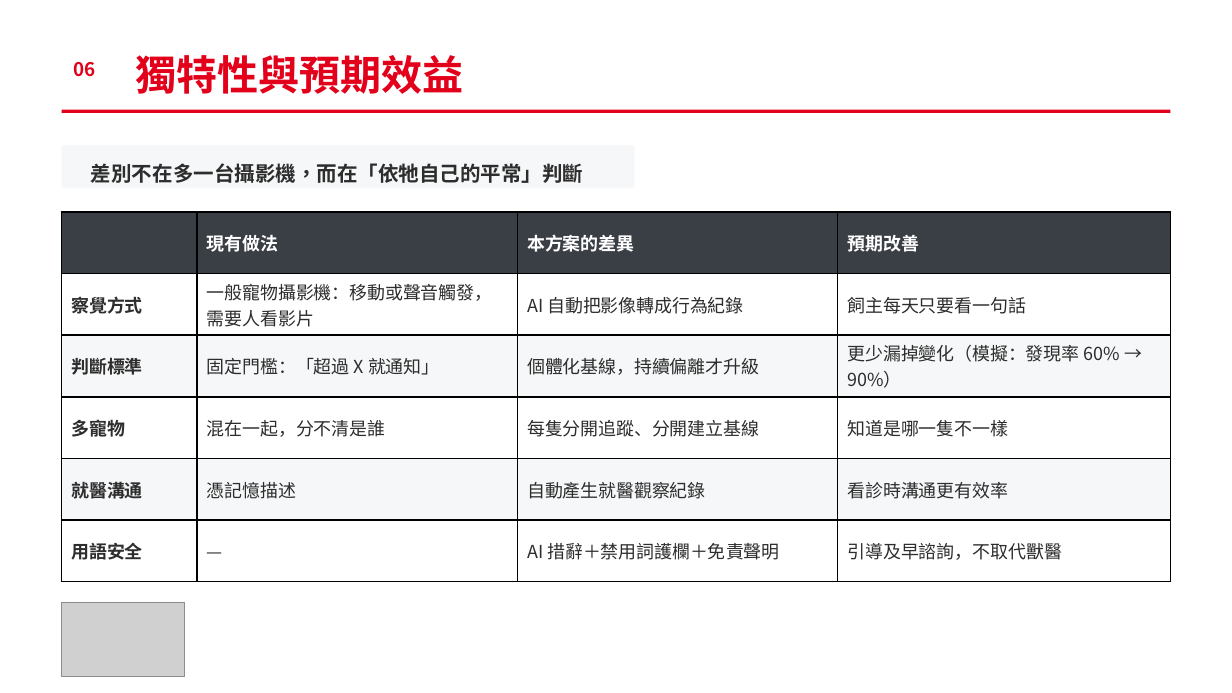
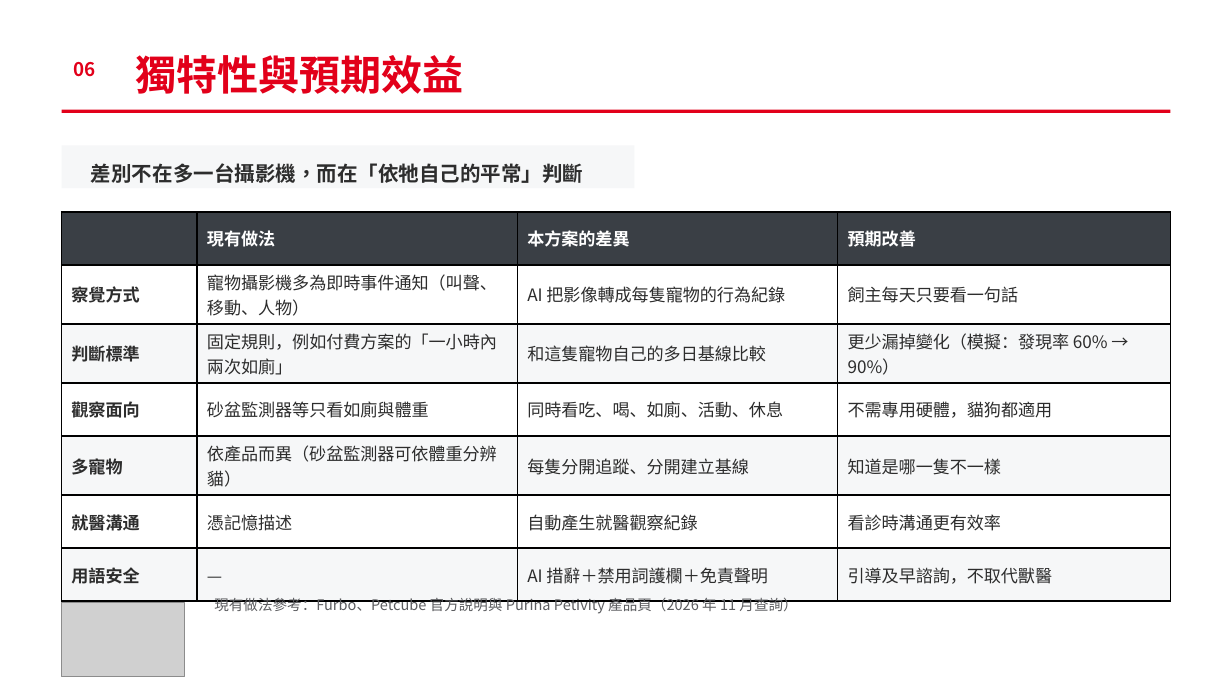
Before and after one commit to ammieliu-jpg/AI_animal, a slide deck: slide 13 of docs/proposal/PetSentinel_proposal.pptx. Drawn at 1232x693 pixels with LibreOffice and Linux fonts; fonts in the diff are those of the drawing; grey boxes stand for pictures. Boxes give left, top, right and bottom in pixels: in the first picture for what was removed or moved away, otherwise in the second. Text is boxed around its words. In the diff, an @@ line names an element or a change of style, - is before the commit and + after.

```diff
--- a/docs/proposal/PetSentinel_proposal.pptx
+++ b/docs/proposal/PetSentinel_proposal.pptx
@@ table at box(62, 212, 1170, 588) @@
-row 2: 察覺方式 | 一般寵物攝影機：移動或聲音觸發，需要人看影片 | AI 自動把影像轉成行為紀錄 | 飼主每天只要看一句話
-row 3: 判斷標準 | 固定門檻：「超過 X 就通知」 | 個體化基線，持續偏離才升級 | 更少漏掉變化（模擬：發現率 60% → 90%）
-row 4: 多寵物 | 混在一起，分不清是誰 | 每隻分開追蹤、分開建立基線 | 知道是哪一隻不一樣
+row 2: 察覺方式 | 寵物攝影機多為即時事件通知（叫聲、移動、人物） | AI 把影像轉成每隻寵物的行為紀錄 | 飼主每天只要看一句話
+row 3: 判斷標準 | 固定規則，例如付費方案的「一小時內兩次如廁」 | 和這隻寵物自己的多日基線比較 | 更少漏掉變化（模擬：發現率 60% → 90%）
+row 4: 觀察面向 | 砂盆監測器等只看如廁與體重 | 同時看吃、喝、如廁、活動、休息 | 不需專用硬體，貓狗都適用
+row 5: 多寵物 | 依產品而異（砂盆監測器可依體重分辨貓） | 每隻分開追蹤、分開建立基線 | 知道是哪一隻不一樣
@@ text added at box(214, 596, 797, 614), 8.5 pt, text #5B5C5F @@
+現有做法參考：Furbo、Petcube 官方說明與 Purina Petivity 產品頁（2026 年 11 月查詢）
```
Also in this commit, not shown: 2 other slides changed, 6 other files.
